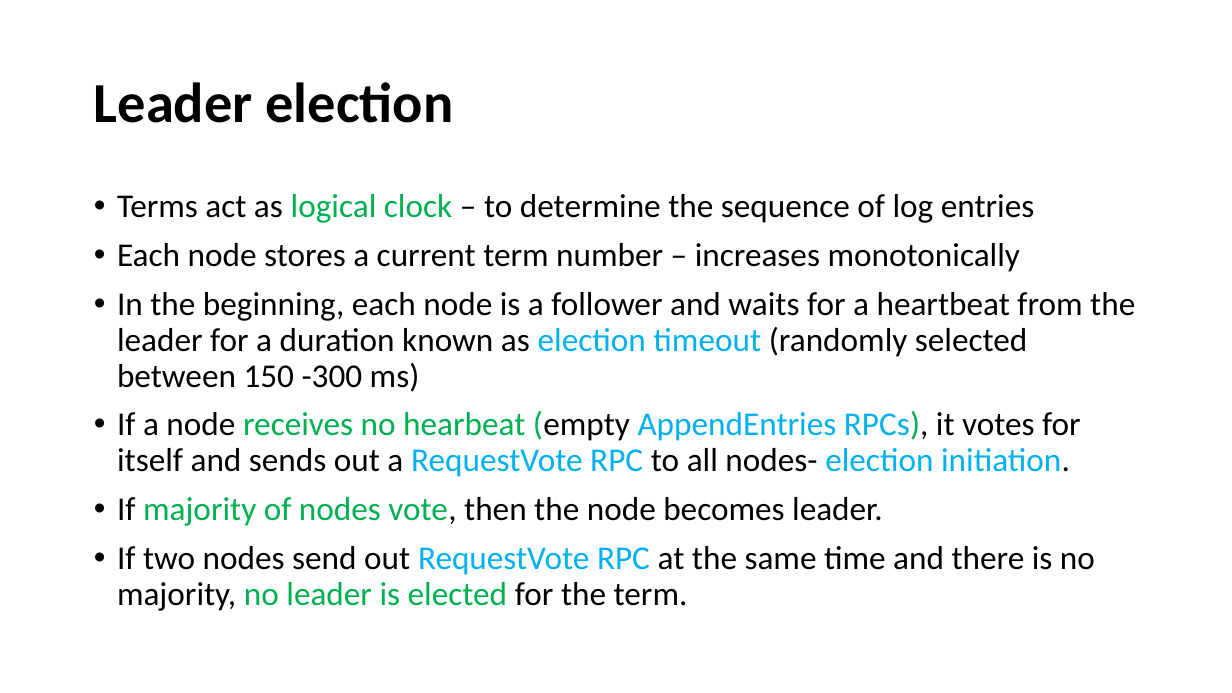
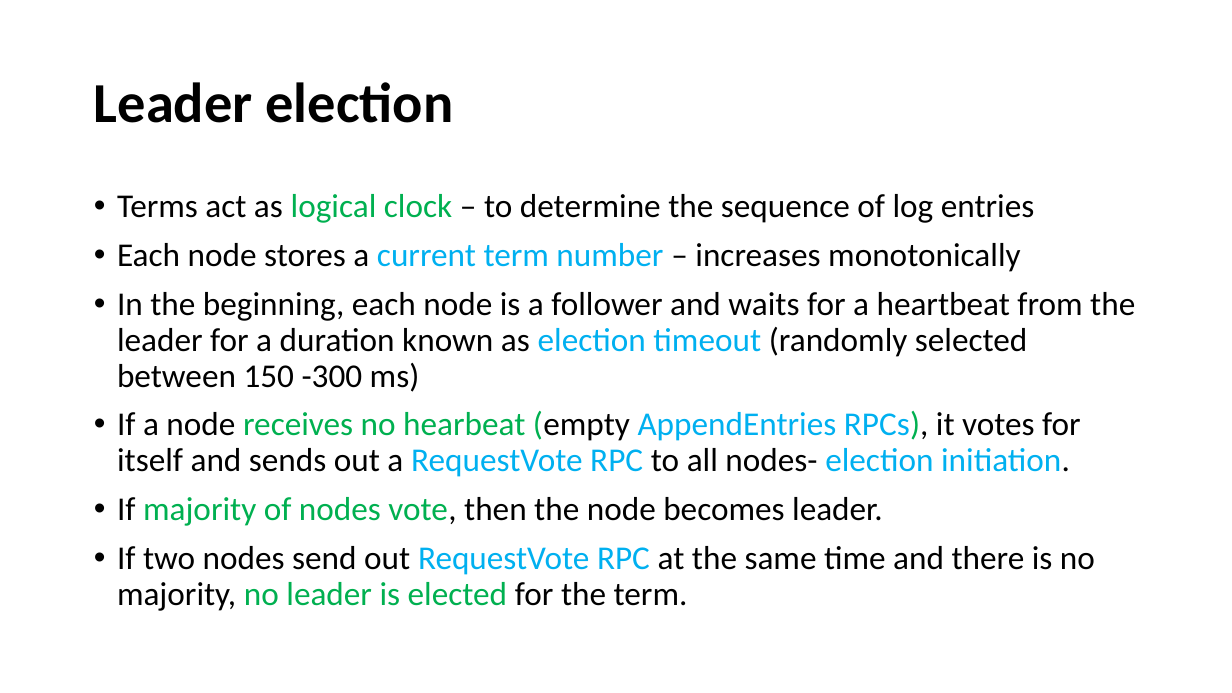
Before and after one commit to paulsaswata/public, a slide deck: slide 5 of The Raft Consensus Algorithm.pptx. Drawn at 1232x693 pixels with LibreOffice and Linux fonts; fonts in the diff are those of the drawing. Boxes give left, top, right and bottom in pixels: in the first picture for what was removed or moved away, otherwise in the second. Text is boxed around its words. In the diff, an @@ line names an element or a change of style, - is before the commit and + after.

```diff
--- a/The Raft Consensus Algorithm.pptx
+++ b/The Raft Consensus Algorithm.pptx
@@ text at box(117, 243, 1020, 272): text colour #000000 to #00B0F0 in "current term number" @@
```
Also in this commit, not shown: 5 other slides changed, 2 slides added.
